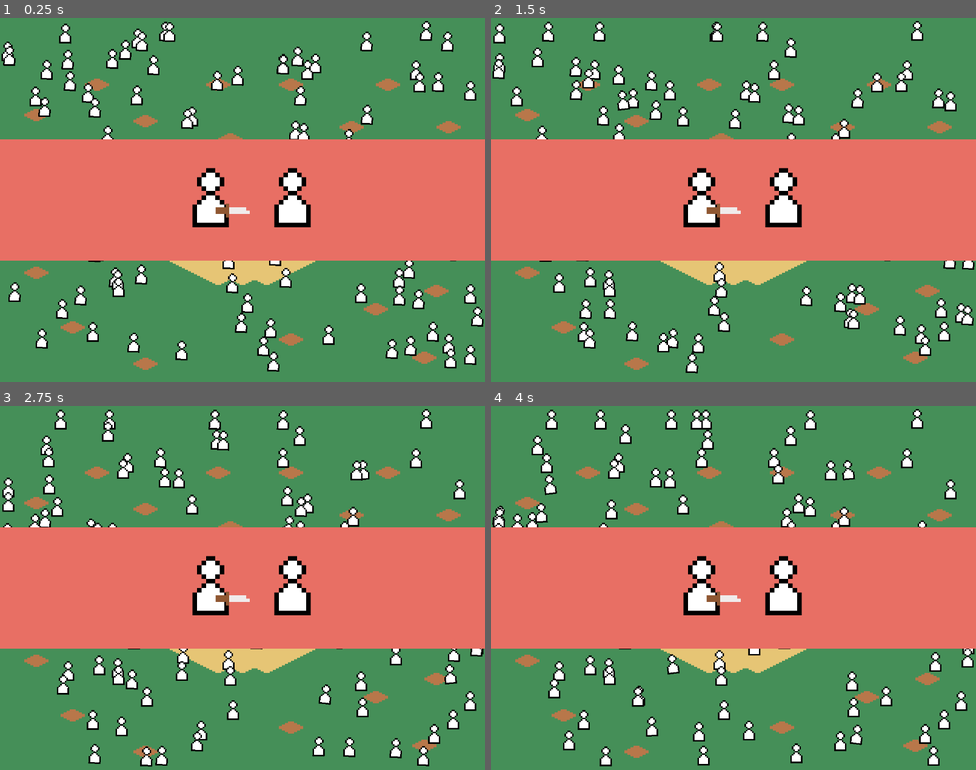
Above: before the commit, frames 1-4 (two rows, left to right).
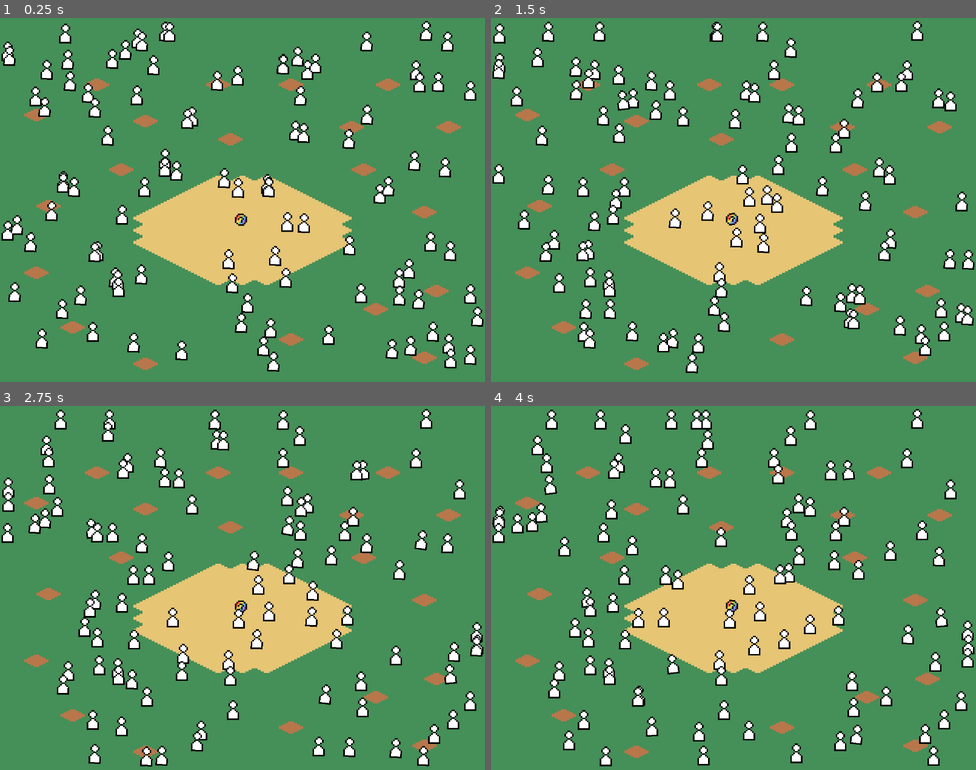
Above: after the commit, the same moments.

Repository: tonasthesecond/plain-sight
Game: Godot game, scene res://levels/field.tscn
Two runs of this game, one before a commit and one after it. Both use one fixed random seed, a clock stepped at 60 frames per second and the inputs below. The project has no main scene, so this scene is started directly.
Inputs:
- Up to frame 1 (0.25 s): no input
- Up to frame 2 (1.5 s): tap Q (player1_interact) at 0.6 s; tap . (player2_interact) at 1.35 s
- Up to frame 3 (2.75 s): tap Q (player1_interact) at 2.1 s
- Up to frame 4 (4 s): tap . (player2_interact) at 2.85 s; tap Q (player1_interact) at 3.6 s

The runs differ from the first frame. In frame 1, 33% of the frame differs, in the area x 0-100%, y 33-67%; in frame 2, 33%; in frame 3, 33%; in frame 4, 33%.

Commit message:
Added MessageBar
MessageBar shows queued messages.

Diff:
--- a/levels/field.tscn
+++ b/levels/field.tscn
@@ -1,25 +1,26 @@
-[gd_scene load_steps=16 format=3 uid="uid://t0u8aq8n3xem"]
+[gd_scene load_steps=17 format=3 uid="uid://t0u8aq8n3xem"]
 
-[ext_resource type="Script" uid="uid://cbv4x8pjvygav" path="res://control/spawn_manager.gd" id="1_ce3x7"]
-[ext_resource type="Script" uid="uid://b8v4umrbvl4d4" path="res://scripts/ais/ai_type.gd" id="2_abgyh"]
-[ext_resource type="Texture2D" uid="uid://djujw41xltraj" path="res://assets/isometric_forest.png" id="2_forvw"]
-[ext_resource type="PackedScene" uid="uid://3uwvylfl8q71" path="res://objects/pickups/pickup.tscn" id="3_dmytl"]
-[ext_resource type="Script" uid="uid://bh1nf7ornt2n1" path="res://scripts/ais/base_ai_type.gd" id="3_v1qeb"]
-[ext_resource type="Script" uid="uid://d4nec1n7leehq" path="res://scripts/ais/variable_wait_time_ai_type.gd" id="4_ud5f2"]
-[ext_resource type="Script" uid="uid://cvyb5fppybqeo" path="res://scripts/ais/variable_move_time_ai_type.gd" id="5_53fq4"]
-[ext_resource type="PackedScene" uid="uid://g4jiu0ybw782" path="res://ui/death_screen.tscn" id="8_jbgc5"]
+[ext_resource type="Script" uid="uid://ctyydbn6p1j20" path="res://levels/level.gd" id="1_lal8a"]
+[ext_resource type="Script" uid="uid://cbv4x8pjvygav" path="res://control/spawn_manager.gd" id="2_m8hg1"]
+[ext_resource type="Script" uid="uid://b8v4umrbvl4d4" path="res://scripts/ais/ai_type.gd" id="3_lreka"]
+[ext_resource type="Script" uid="uid://bh1nf7ornt2n1" path="res://scripts/ais/base_ai_type.gd" id="4_elkg1"]
+[ext_resource type="Script" uid="uid://d4nec1n7leehq" path="res://scripts/ais/variable_wait_time_ai_type.gd" id="5_k881l"]
+[ext_resource type="Script" uid="uid://cvyb5fppybqeo" path="res://scripts/ais/variable_move_time_ai_type.gd" id="6_nxkcx"]
+[ext_resource type="Texture2D" uid="uid://djujw41xltraj" path="res://assets/isometric_forest.png" id="7_hjwot"]
+[ext_resource type="PackedScene" uid="uid://3uwvylfl8q71" path="res://objects/pickups/pickup.tscn" id="8_0lw7e"]
+[ext_resource type="PackedScene" uid="uid://g4jiu0ybw782" path="res://ui/death_screen.tscn" id="9_ymjlx"]
 
 [sub_resource type="Resource" id="Resource_2j3ec"]
-script = ExtResource("3_v1qeb")
+script = ExtResource("4_elkg1")
 metadata/_custom_type_script = "uid://bh1nf7ornt2n1"
 
 [sub_resource type="Resource" id="Resource_tfqal"]
-script = ExtResource("4_ud5f2")
+script = ExtResource("5_k881l")
 time_multiplier = Vector2(0.2, 0.2)
 metadata/_custom_type_script = "uid://d4nec1n7leehq"
 
 [sub_resource type="Resource" id="Resource_8y26k"]
-script = ExtResource("5_53fq4")
+script = ExtResource("6_nxkcx")
 time_multiplier = Vector2(0.8, 0.8)
 metadata/_custom_type_script = "uid://cvyb5fppybqeo"
 
@@ -35,20 +36,21 @@
 [sub_resource type="WorldBoundaryShape2D" id="WorldBoundaryShape2D_u3sj2"]
 normal = Vector2(-1, 0)
 
-[node name="Room" type="Node2D"]
+[node name="Field" type="Node2D"]
 y_sort_enabled = true
+script = ExtResource("1_lal8a")
 
 [node name="SpawnManager" type="Node" parent="." node_paths=PackedStringArray("characters_container")]
-script = ExtResource("1_ce3x7")
+script = ExtResource("2_m8hg1")
 characters_container = NodePath("../Characters")
-possible_ai = Array[ExtResource("2_abgyh")]([SubResource("Resource_2j3ec"), SubResource("Resource_tfqal"), SubResource("Resource_8y26k")])
+possible_ai = Array[ExtResource("3_lreka")]([SubResource("Resource_2j3ec"), SubResource("Resource_tfqal"), SubResource("Resource_8y26k")])
 metadata/_custom_type_script = "uid://cbv4x8pjvygav"
 
 [node name="Textures" type="CanvasLayer" parent="."]
 layer = -1
 
 [node name="Background" type="Sprite2D" parent="Textures"]
-texture = ExtResource("2_forvw")
+texture = ExtResource("7_hjwot")
 centered = false
 
 [node name="Characters" type="Node2D" parent="."]
@@ -85,4 +87,5 @@
 
 [node name="UI" type="CanvasLayer" parent="."]
 
-[node name="DeathScreen" parent="UI" instance=ExtResource("8_jbgc5")]
+[node name="DeathScreen" parent="UI" instance=ExtResource("9_ymjlx")]
+visible = false
--- /dev/null
+++ b/levels/level.gd
@@ -0,0 +1,2 @@
+class_name Level
+extends Node2D
--- a/ui/death_screen.tscn
+++ b/ui/death_screen.tscn
@@ -117,6 +117,18 @@
 "update": 0,
 "values": [Vector2(139, 120)]
 }
+tracks/9/type = "value"
+tracks/9/imported = false
+tracks/9/enabled = true
+tracks/9/path = NodePath("AttackingPlayer:offset")
+tracks/9/interp = 1
+tracks/9/loop_wrap = true
+tracks/9/keys = {
+"times": PackedFloat32Array(0),
+"transitions": PackedFloat32Array(1),
+"update": 0,
+"values": [Vector2(0, 0)]
+}
 
 [sub_resource type="Animation" id="Animation_4vreq"]
 resource_name = "stab"
@@ -125,13 +137,13 @@
 tracks/0/imported = false
 tracks/0/enabled = true
 tracks/0/path = NodePath("AttackingPlayer:rotation")
-tracks/0/interp = 1
+tracks/0/interp = 2
 tracks/0/loop_wrap = true
 tracks/0/keys = {
-"times": PackedFloat32Array(0),
-"transitions": PackedFloat32Array(1),
-"update": 0,
-"values": [0.0]
+"times": PackedFloat32Array(0, 0.3, 0.65),
+"transitions": PackedFloat32Array(1, 1, 2.7320848),
+"update": 0,
+"values": [0.0, -0.5235987755982988, 0.0]
 }
 tracks/1/type = "value"
 tracks/1/imported = false
@@ -165,7 +177,7 @@
 tracks/3/loop_wrap = true
 tracks/3/keys = {
 "times": PackedFloat32Array(0, 0.3, 0.51, 0.55, 0.6),
-"transitions": PackedFloat32Array(1, 1, 1, 1e+06, 1e-05),
+"transitions": PackedFloat32Array(1, 1, 1, 1000000, 1e-05),
 "update": 0,
 "values": [Vector2(149, 127), Vector2(147, 94), Vector2(147, 94), Vector2(167, 104), Vector2(193, 138)]
 }
@@ -176,10 +188,10 @@
 tracks/4/interp = 1
 tracks/4/loop_wrap = true
 tracks/4/keys = {
-"times": PackedFloat32Array(0, 0.55, 0.65),
-"transitions": PackedFloat32Array(1, 1, 1),
-"update": 0,
-"values": [Color(1, 1, 1, 1), Color(1, 1, 1, 1), Color(0.819556, 0.28615, 0.265156, 1)]
+"times": PackedFloat32Array(0.55, 0.65),
+"transitions": PackedFloat32Array(1, 1),
+"update": 0,
+"values": [Color(1, 1, 1, 1), Color(0.819556, 0.28615, 0.265156, 1)]
 }
 tracks/5/type = "value"
 tracks/5/imported = false
@@ -227,7 +239,19 @@
 "times": PackedFloat32Array(0),
 "transitions": PackedFloat32Array(1),
 "update": 0,
-"values": [Vector2(139, 120)]
+"values": [Vector2(127, 138)]
+}
+tracks/9/type = "value"
+tracks/9/imported = false
+tracks/9/enabled = true
+tracks/9/path = NodePath("AttackingPlayer:offset")
+tracks/9/interp = 1
+tracks/9/loop_wrap = true
+tracks/9/keys = {
+"times": PackedFloat32Array(0),
+"transitions": PackedFloat32Array(1),
+"update": 0,
+"values": [Vector2(4, -6)]
 }
 
 [sub_resource type="AnimationLibrary" id="AnimationLibrary_h757s"]
--- a/ui/main_theme.tres
+++ b/ui/main_theme.tres
@@ -1,7 +1,11 @@
-[gd_resource type="Theme" load_steps=2 format=3 uid="uid://bmwwt5866dqt0"]
+[gd_resource type="Theme" load_steps=3 format=3 uid="uid://bmwwt5866dqt0"]
+
+[ext_resource type="FontFile" uid="uid://dkbc5oxbd6trk" path="res://assets/m5x7.ttf" id="1_g1fjd"]
 
 [sub_resource type="StyleBoxFlat" id="StyleBoxFlat_nsae5"]
 bg_color = Color(0.318019, 0.469218, 0.722851, 1)
 
 [resource]
+Label/font_sizes/font_size = 16
+Label/fonts/font = ExtResource("1_g1fjd")
 Panel/styles/panel = SubResource("StyleBoxFlat_nsae5")
--- /dev/null
+++ b/ui/news/message_bar.gd
@@ -0,0 +1,54 @@
+class_name MessageBar
+extends Node
+
+@onready var label: Label = $Label
+@onready var idle_timer: Timer = $IdleTimer
+
+const OPACITY_CHANGE_RATE: float = 0.5 # Opacity change per second
+const IDLE_TIME: float = 2
+
+var queue: Array[String] = ["Hello it's me!", "Hey, this is still me!", "I'm still here!"]
+var priority_queue: Array[String] = ["Urgent message!"]
+
+var opacity_tween: Tween
+
+func _process(_delta: float) -> void:
+    # Only change text after idling
+    if not idle_timer.is_stopped(): return
+    if opacity_tween and opacity_tween.is_running(): return
+
+    if priority_queue.size() > 0:
+        show_message(priority_queue.pop_front())
+    elif queue.size() > 0:
+        show_message(queue.pop_front())
+
+func queue_message(message: String) -> void:
+    queue.push_back(message)
+
+func queue_priority_message(message: String) -> void:
+    priority_queue.push_back(message)
+
+func show_message(message: String) -> void:
+    # Hide current text
+    if label.modulate.a > 0:
+        opacity_tween = create_tween()
+        opacity_tween.tween_property(
+            label, "modulate:a",
+            0,
+            abs(0 - label.modulate.a) / OPACITY_CHANGE_RATE
+            )
+        await opacity_tween.finished
+
+    # Change and show new text
+    label.text = message
+    opacity_tween = create_tween()
+    opacity_tween.tween_property(
+        label, "modulate:a",
+        1,
+        abs(1 - label.modulate.a) / OPACITY_CHANGE_RATE
+        )
+
+    await opacity_tween.finished
+
+    # Start idle time
+    idle_timer.start(IDLE_TIME)
--- /dev/null
+++ b/ui/news/news_bar.tscn
@@ -0,0 +1,27 @@
+[gd_scene load_steps=4 format=3 uid="uid://dfm3v06c488ce"]
+
+[ext_resource type="Script" uid="uid://do5qblukeoc1p" path="res://ui/news/message_bar.gd" id="1_g6uww"]
+[ext_resource type="Theme" uid="uid://bmwwt5866dqt0" path="res://ui/main_theme.tres" id="1_ln0bj"]
+
+[sub_resource type="LabelSettings" id="LabelSettings_ln0bj"]
+font_size = 10
+outline_size = 3
+outline_color = Color(0, 0, 0, 1)
+
+[node name="MessageBar" type="CenterContainer"]
+anchors_preset = 10
+anchor_right = 1.0
+offset_bottom = 9.0
+grow_horizontal = 2
+size_flags_horizontal = 3
+size_flags_vertical = 0
+script = ExtResource("1_g6uww")
+
+[node name="Label" type="Label" parent="."]
+layout_mode = 2
+theme = ExtResource("1_ln0bj")
+text = "This is taking a while..."
+label_settings = SubResource("LabelSettings_ln0bj")
+
+[node name="IdleTimer" type="Timer" parent="."]
+one_shot = true
Binary file added: assets/Micro5-Regular.ttf
Not shown, added: assets/Micro5-Regular.ttf.import
Binary file added: assets/m5x7.ttf
Not shown, added: assets/m5x7.ttf.import
Not shown: 1 places in levels/field.tscn that only renumber resources
Not shown, added: levels/level.gd.uid
Not shown, added: ui/news/message_bar.gd.uid
